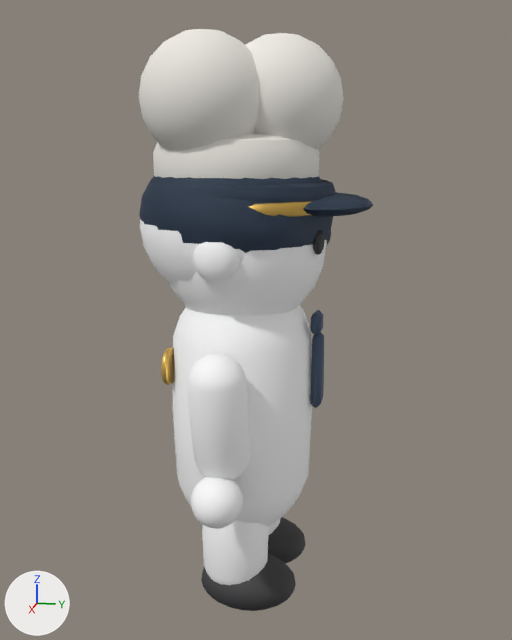
Before and after pictures for a commit that changed the glTF model games/prison/art/models/person.glb.
Before and after are seen from a 50 mm lens placed at (1.29, 0.284, 0.872), pointed at (-0.006, 0.024, 0.548). The lights are fixed; the arrows at lower left show +X, +Y and +Z. The first picture is the older version. Where no turn or scale is listed for an object, it has been applied to the vertices. Vertices at exactly the same position are counted once.

Objects in the first picture: 'gold_staff', 'hair', 'navy_guard', 'navy_warden', 'outfit', 'outfit_arms', 'outfit_legs', 'sheet_cook', 'shoes_legs', 'skin', 'skin_arms' and 2 more.
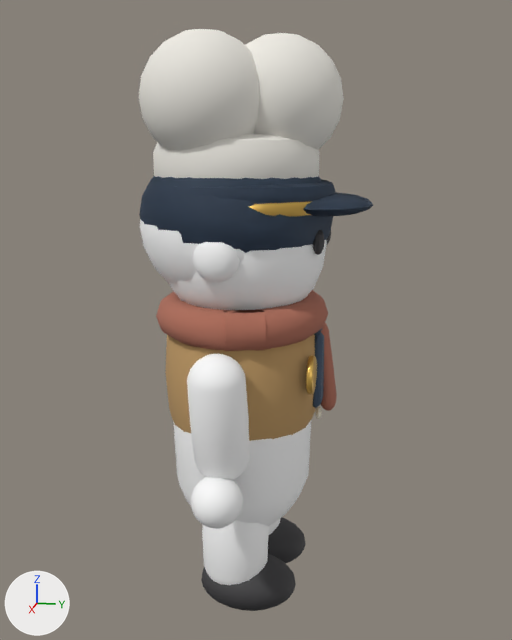
Pixel boxes (x1, y1, x2, y2) of what changed, in the pictures (512 x 640 px):
'knit_teacher', added (orange)
    after: (165, 334, 316, 441)
'scarf_counsellor', added (brown)
    after: (156, 290, 337, 411)
'gold_staff', moved
    before: (161, 347, 174, 385)
    after: (306, 355, 317, 394)
'outfit', unchanged, covered by the edit
    before: (173, 305, 312, 526)
    after: (173, 421, 311, 526)

Edits to the bpy script that builds the scene:
```text
Add mat_scarf:
    mat_scarf = principled_material('scarf')
    mat_scarf.base_color = (0.434, 0.159, 0.107)  # brown #b06f5c
    mat_scarf.roughness = 1.0
Add mat_knit:
    mat_knit = principled_material('knit')
    mat_knit.base_color = (0.521, 0.323, 0.133)  # orange #bf9a66
    mat_knit.roughness = 1.0
Change me_gold_staff:
    used by ob_gold_staff; location = (0.0, 0.0, 0.0)
    remove me_gold_staff.from_pydata(...)  # 96 vertices, 188 faces; spans x 0.035..0.105, y -0.132..-0.12, z 0.435..0.505
    add me_gold_staff.from_pydata(...)  # 96 vertices, 188 faces; spans x 0.035..0.105, y 0.136..0.148, z 0.435..0.505
    me_gold_staff part 1: the whole mesh is moved by (0.0, 0.268, 0.0)
Add me_scarf_counsellor:
    me_scarf_counsellor.from_pydata(...)  # 1082 vertices, 2156 faces; spans x -0.181..0.183, y -0.162..0.178, z 0.356..0.598
    me_scarf_counsellor.materials.append(mat_scarf)  # brown #b06f5c
Add me_knit_teacher:
    me_knit_teacher.from_pydata(...)  # 222 vertices, 440 faces; spans x -0.168..0.168, y -0.148..0.148, z 0.252..0.648
    me_knit_teacher.materials.append(mat_knit)  # orange #bf9a66
Add ob_scarf_counsellor:
    ob_scarf_counsellor = bpy.data.objects.new('scarf_counsellor', me_scarf_counsellor)
    ob_scarf_counsellor.location = (0.0, 0.0, 0.0)
Add ob_knit_teacher:
    ob_knit_teacher = bpy.data.objects.new('knit_teacher', me_knit_teacher)
    ob_knit_teacher.location = (0.0, 0.0, 0.0)
```
